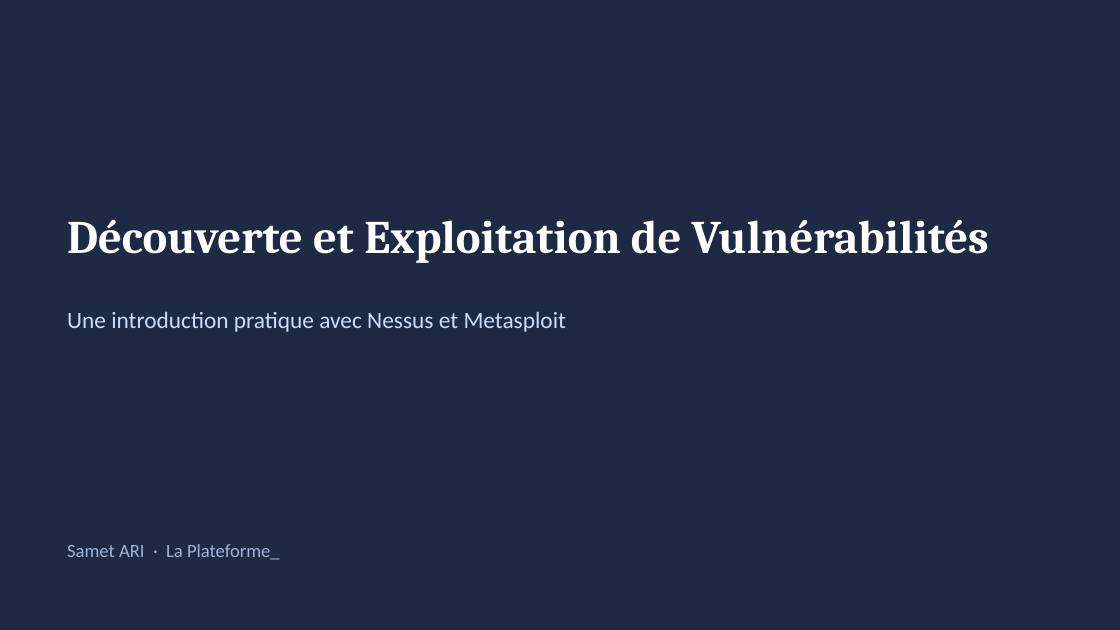
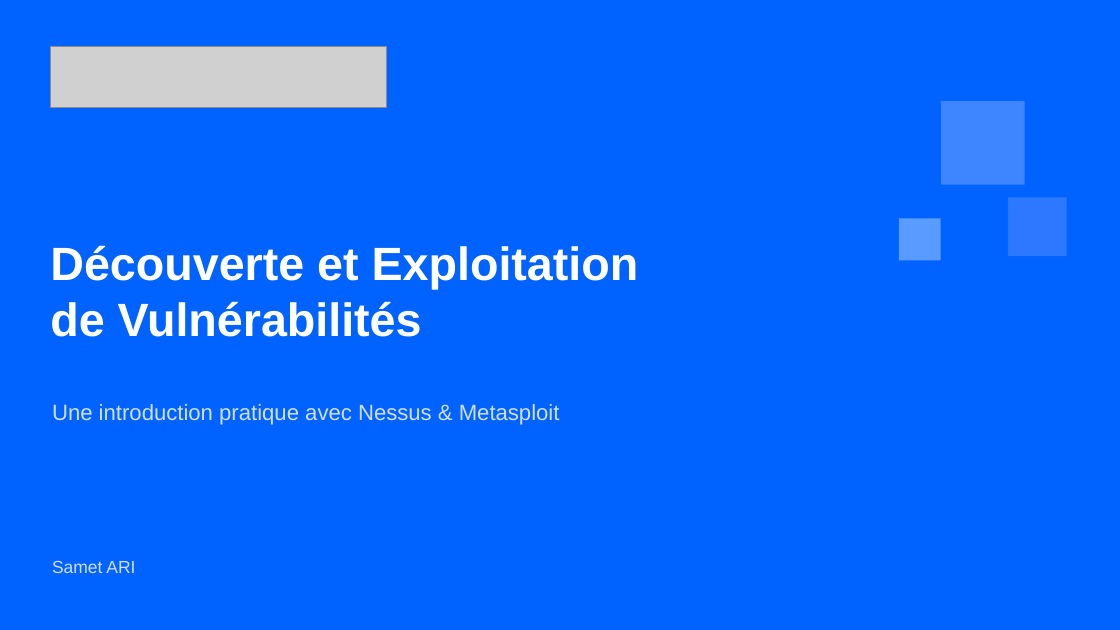
Before and after one commit to samet-ari/nessus-metasploit-lab, a slide deck: slide 1 of presentation/Presentation_Nessus_Metasploit.pptx. Drawn at 1120x630 pixels with LibreOffice and Linux fonts; fonts in the diff are those of the drawing; grey boxes stand for pictures. Boxes give left, top, right and bottom in pixels: in the first picture for what was removed or moved away, otherwise in the second. Text is boxed around its words. In the diff, an @@ line names an element or a change of style, - is before the commit and + after.

Commit message:
Mettre a jour la presentation (charte La Plateforme_ + captures)

```diff
--- a/presentation/Presentation_Nessus_Metasploit.pptx
+++ b/presentation/Presentation_Nessus_Metasploit.pptx
@@ background #1E2A44 to #0062FF @@
@@ picture added at [50,46,386,108] @@
@@ rectangle added at [941,101,1025,185], fill #3D86FF @@
@@ rectangle added at [1008,197,1067,256], fill #2E78FF @@
@@ rectangle added at [899,218,941,260], fill #5A9BFF @@
@@ text at [50,245,639,337]: text changed; font Cambria to Arial @@
-Découverte et Exploitation de Vulnérabilités
+Découverte et Exploitation
+de Vulnérabilités
@@ text at [52,404,560,425]: text changed; size 20 to 19 pt; font Calibri to Arial; text colour #CADCFC to #CFE0FF @@
-Une introduction pratique avec Nessus et Metasploit
+Une introduction pratique avec Nessus & Metasploit
@@ text at [52,561,135,573]: text changed; size 16 to 15 pt; font Calibri to Arial; text colour #9FB3D8 to #CFE0FF @@
-Samet ARI · La Plateforme_
+Samet ARI
```
Also in this commit, not shown: 9 other slides changed, 4 slides added, 3 slides removed.
